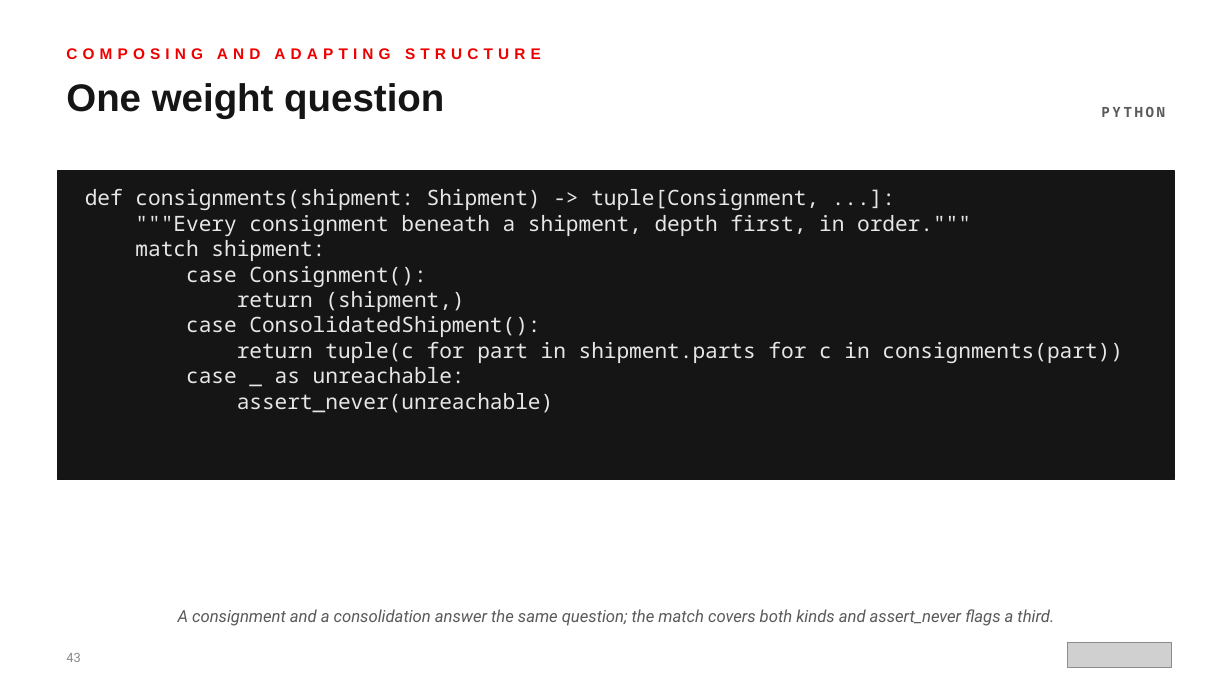
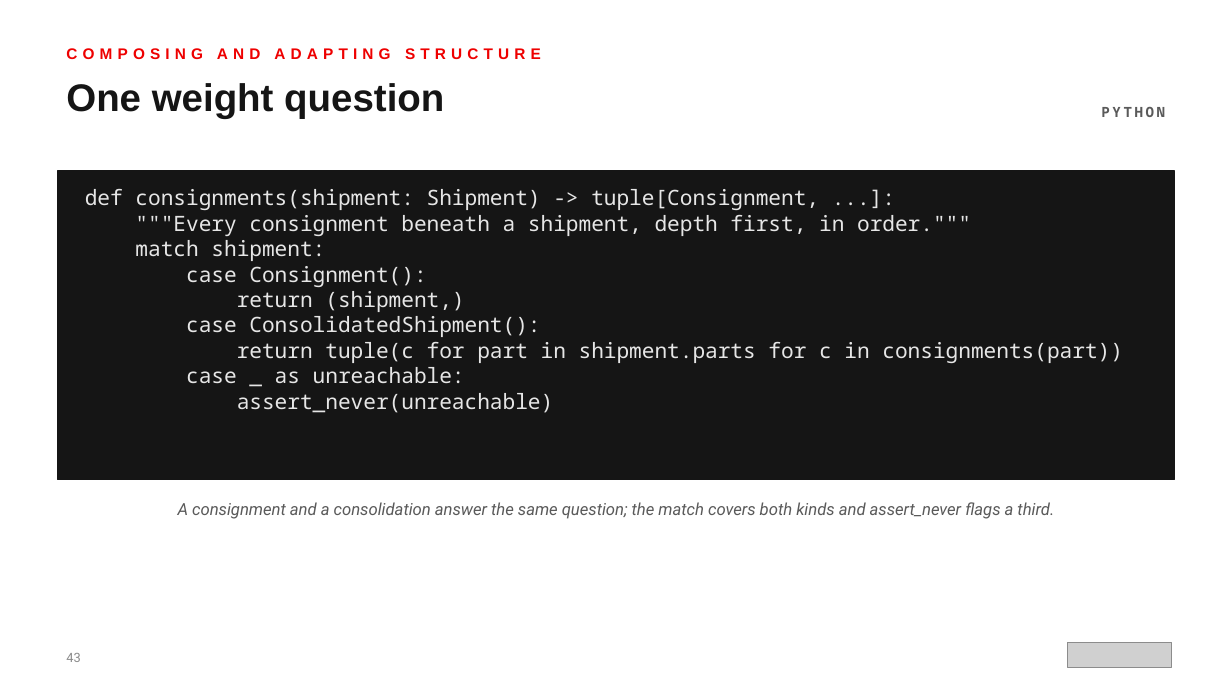
Before and after one commit to patterncatalyst/design-patterns-with-python, a slide deck: slide 43 of presentation/design-patterns-with-python-101-patterns-and-solid.pptx. Drawn at 1232x693 pixels with LibreOffice and Linux fonts; fonts in the diff are those of the drawing; grey boxes stand for pictures. Boxes give left, top, right and bottom in pixels: in the first picture for what was removed or moved away, otherwise in the second. Text is boxed around its words. In the diff, an @@ line names an element or a change of style, - is before the commit and + after.

```diff
--- a/presentation/design-patterns-with-python-101-patterns-and-solid.pptx
+++ b/presentation/design-patterns-with-python-101-patterns-and-solid.pptx
@@ text "A consignment and a consolidation ..." moved from (x1=178, y1=609, x2=1054, y2=626) to (x1=178, y1=502, x2=1054, y2=519) @@
```
Also in this commit, not shown: 23 other slides changed, 5 other files.
